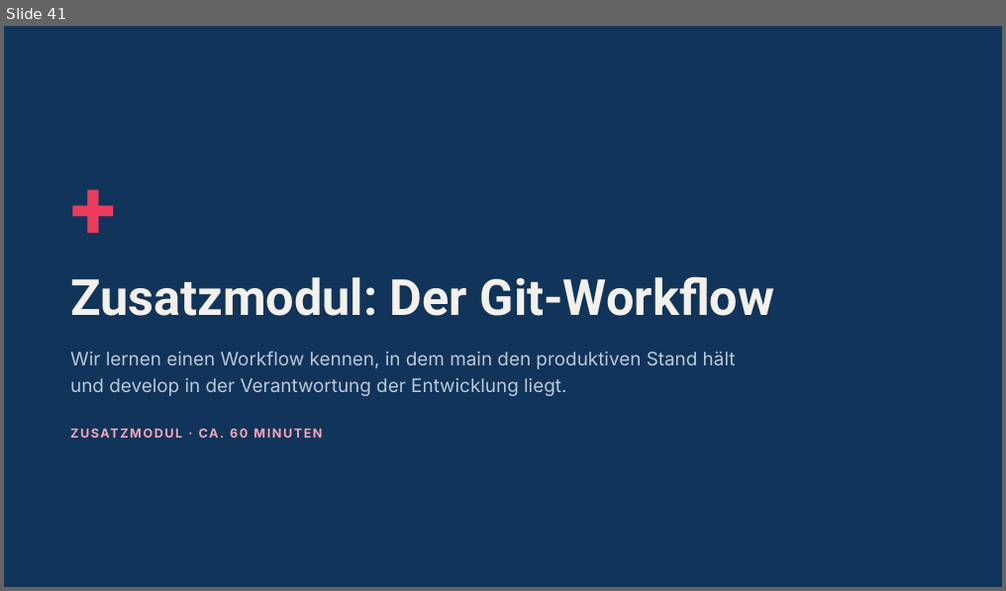
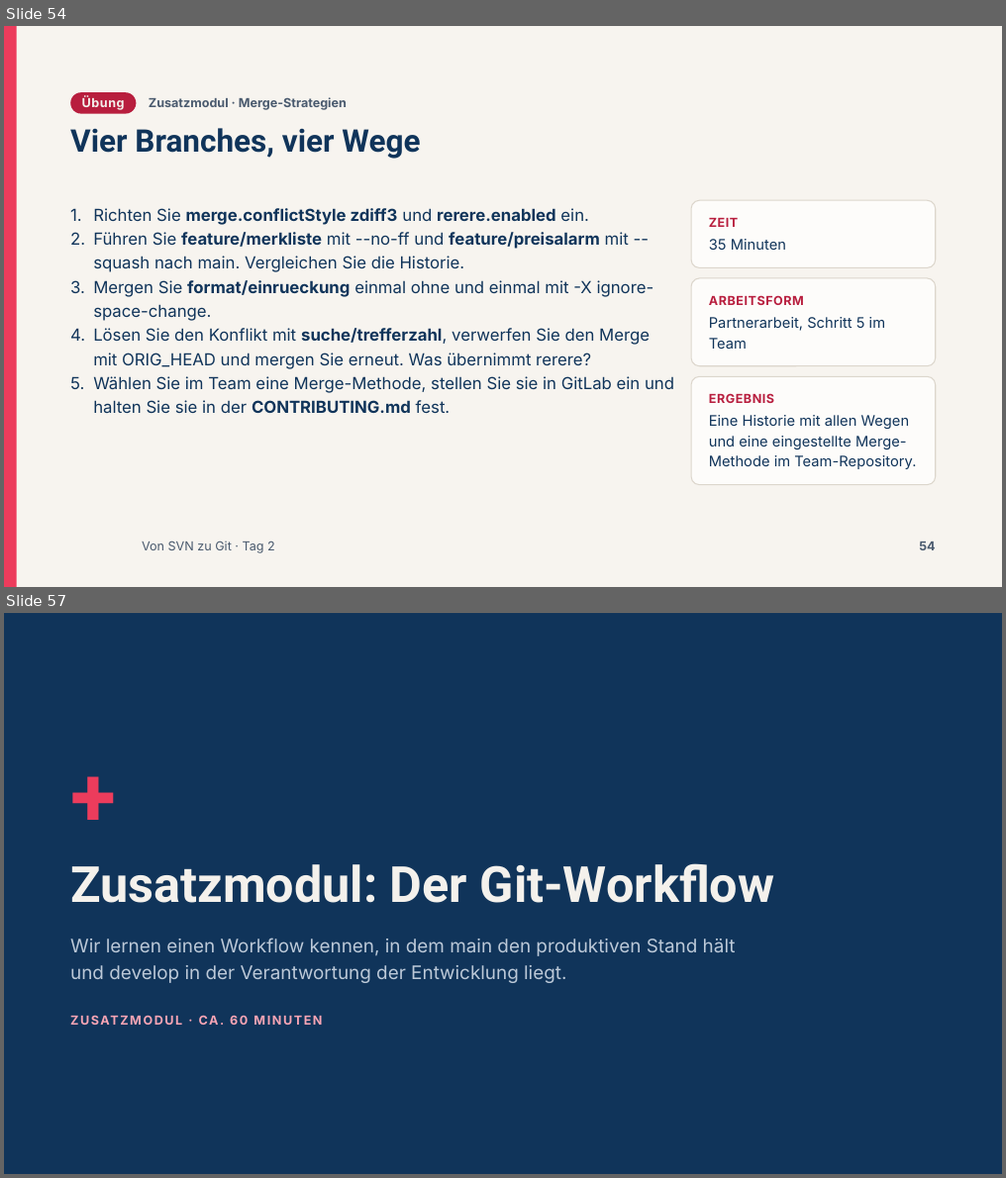
Before and after one commit to AndreasSchoenfeldUser/Von-SVN-zu-Git-Workshop, a slide deck: slides/pptx/tag2.pptx. Shown one above the other, each under a label of ours: slide 41 before the commit, slides 54 and 57 after it; the slides between them are not shown. The pictures are 1006x591 and 1006x1178 pixels, drawn with LibreOffice and Linux fonts; fonts in the diff are those of the drawing; background and template pictures are left out. Boxes give left, top, right and bottom in pixels: in the first picture for what was removed or moved away, otherwise in the second. Text is boxed around its words. In the diff, an @@ line names an element or a change of style, - is before the commit and + after.

```diff
--- a/slides/pptx/tag2.pptx
+++ b/slides/pptx/tag2.pptx
@@ slide 54 added at bbox=[4, 26, 1002, 587], background #F7F4EF @@
@@ rectangle added at bbox=[4, 26, 17, 587], fill #EC3C5C @@
@@ rounded rectangle added at bbox=[70, 92, 137, 113], fill #B81E3E @@
@@ text added at bbox=[82, 98, 125, 110], 12 pt, text #F4F1EC, bold @@
+Übung
@@ text added at bbox=[149, 97, 347, 110], 12 pt, text #4A5A6E, bold @@
+Zusatzmodul · Merge-Strategien
@@ title added at bbox=[70, 128, 420, 159], 30 pt, text #10345A, bold @@
+Vier Branches, vier Wege
@@ rounded rectangle added at bbox=[691, 200, 936, 268], fill #FDFCFA, outline #DCD6CC 1 pt @@
@@ text added at bbox=[93, 208, 674, 413], 16 pt, text #10345A @@
+1. Richten Sie merge.conflictStyle zdiff3 und rerere.enabled ein.
+2. Führen Sie feature/merkliste mit --no-ff und feature/preisalarm mit --squash nach main. Vergleichen Sie die Historie.
+3. Mergen Sie format/einrueckung einmal ohne und einmal mit -X ignore-space-change.
+4. Lösen Sie den Konflikt mit suche/trefferzahl, verwerfen Sie den Merge mit ORIG_HEAD und mergen Sie erneut. Was übernimmt rerere?
+5. Wählen Sie im Team eine Merge-Methode, stellen Sie sie in GitLab ein und halten Sie sie in der CONTRIBUTING.md fest.
@@ text added at bbox=[709, 218, 739, 227], 12 pt, text #B81E3E, bold @@
+ZEIT
@@ text added at bbox=[709, 239, 786, 250], 14 pt, text #10345A @@
+35 Minuten
@@ rounded rectangle added at bbox=[691, 278, 936, 366], fill #FDFCFA, outline #DCD6CC 1 pt @@
@@ text added at bbox=[709, 295, 804, 305], 12 pt, text #B81E3E, bold @@
+ARBEITSFORM
@@ text added at bbox=[709, 317, 885, 349], 14 pt, text #10345A @@
+Partnerarbeit, Schritt 5 im Team
@@ rounded rectangle added at bbox=[691, 377, 936, 485], fill #FDFCFA, outline #DCD6CC 1 pt @@
@@ text added at bbox=[709, 394, 774, 403], 12 pt, text #B81E3E, bold @@
+ERGEBNIS
@@ text added at bbox=[709, 415, 916, 470], 14 pt, text #10345A @@
+Eine Historie mit allen Wegen und eine eingestellte Merge-Methode im Team-Repository.
@@ text added at bbox=[142, 541, 275, 554], 12 pt, text #4A5A6E @@
+Von SVN zu Git · Tag 2
@@ page number added at bbox=[919, 542, 935, 551], 12 pt, text #4A5A6E, bold @@
+54
@@ what was slide 41 is now slide 57 @@
```
Also in this commit, not shown: 1 slide changed, 15 other slides added, 44 other files.
